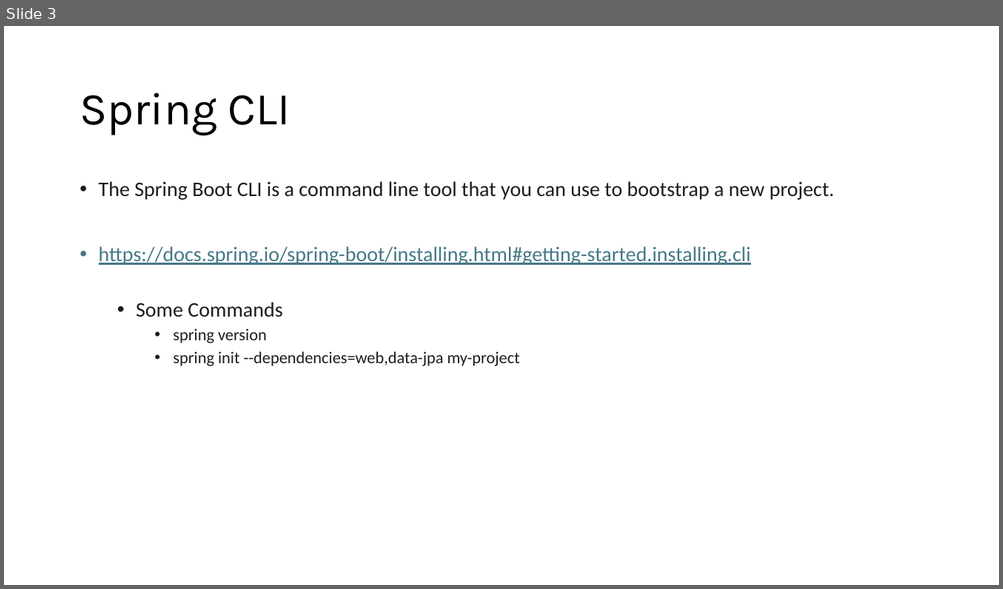
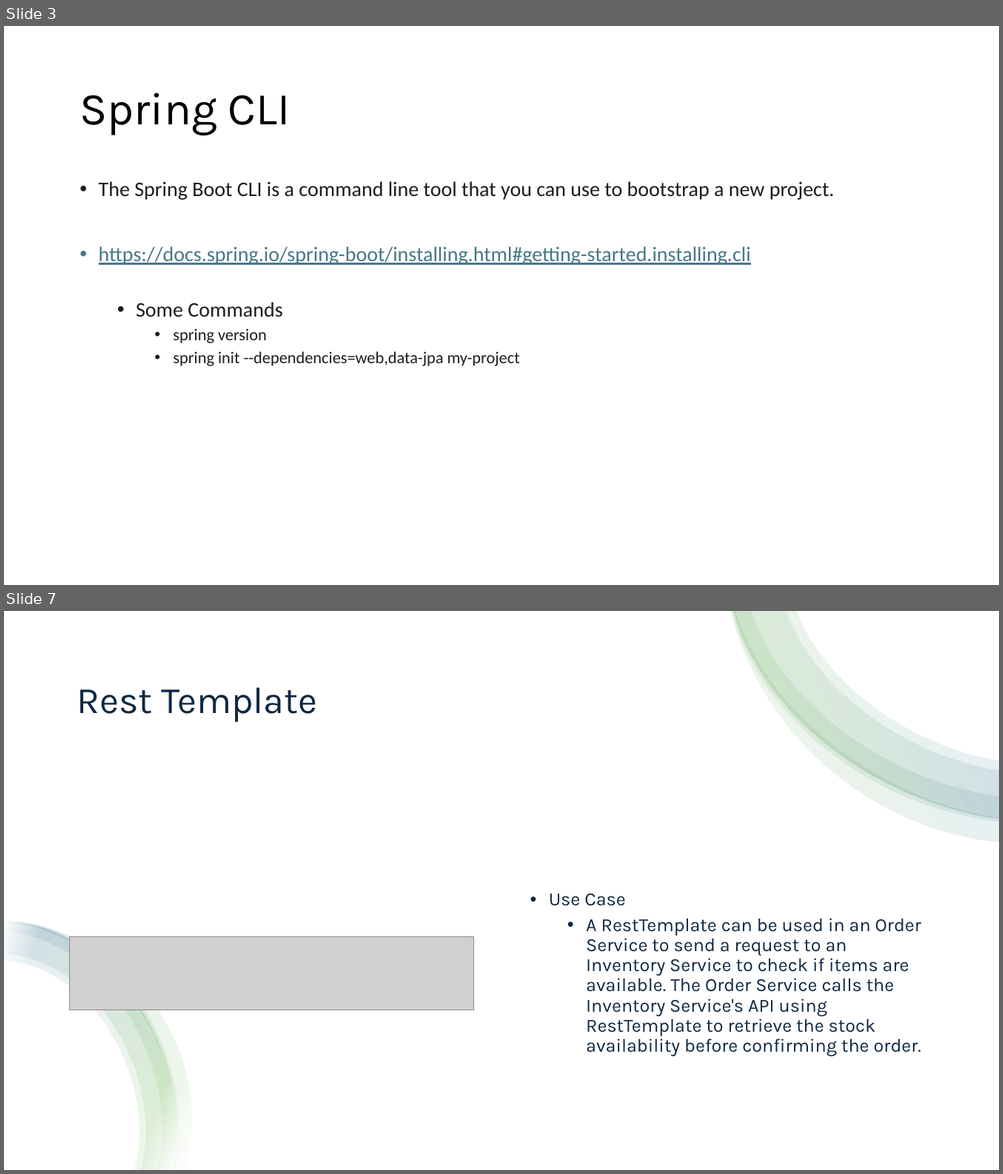
Before and after one commit to aprabhat/spring_boot_microservice, a slide deck: spring_boot.pptx. Shown one above the other, each under a label of ours: slide 3 before the commit, slides 3 and 7 after it; the slides between them are not shown. The pictures are 1003x589 and 1003x1174 pixels, drawn with LibreOffice and Linux fonts; fonts in the diff are those of the drawing; grey boxes stand for pictures. Boxes give left, top, right and bottom in pixels: in the first picture for what was removed or moved away, otherwise in the second. Text is boxed around its words. In the diff, an @@ line names an element or a change of style, - is before the commit and + after.

```diff
--- a/spring_boot.pptx
+++ b/spring_boot.pptx
@@ slide 7 added at [4,611,999,1170], background #FFFFFF @@
@@ rectangle added at [4,611,999,1170], fill #FFFFFF @@
@@ group added at [731,611,999,843]: 4 freeform shapes @@
@@ title added at [77,687,317,722], 36 pt, text #0E2841 @@
+Rest Template
@@ text added at [549,894,921,1057], 18 pt, text #0E2841 @@
+• Use Case
+  • A RestTemplate can be used in an Order Service to send a request to an Inventory Service to check if items are available. The Order Service calls the Inventory Service's API using RestTemplate to retrieve the stock availability before confirming the order.
@@ group added at [4,920,191,1170]: 4 freeform shapes @@
@@ picture added at [70,937,474,1011] @@
```
Also in this commit, not shown: 1 slide changed, 3 other slides added, 1 slide removed, 5 other files.
